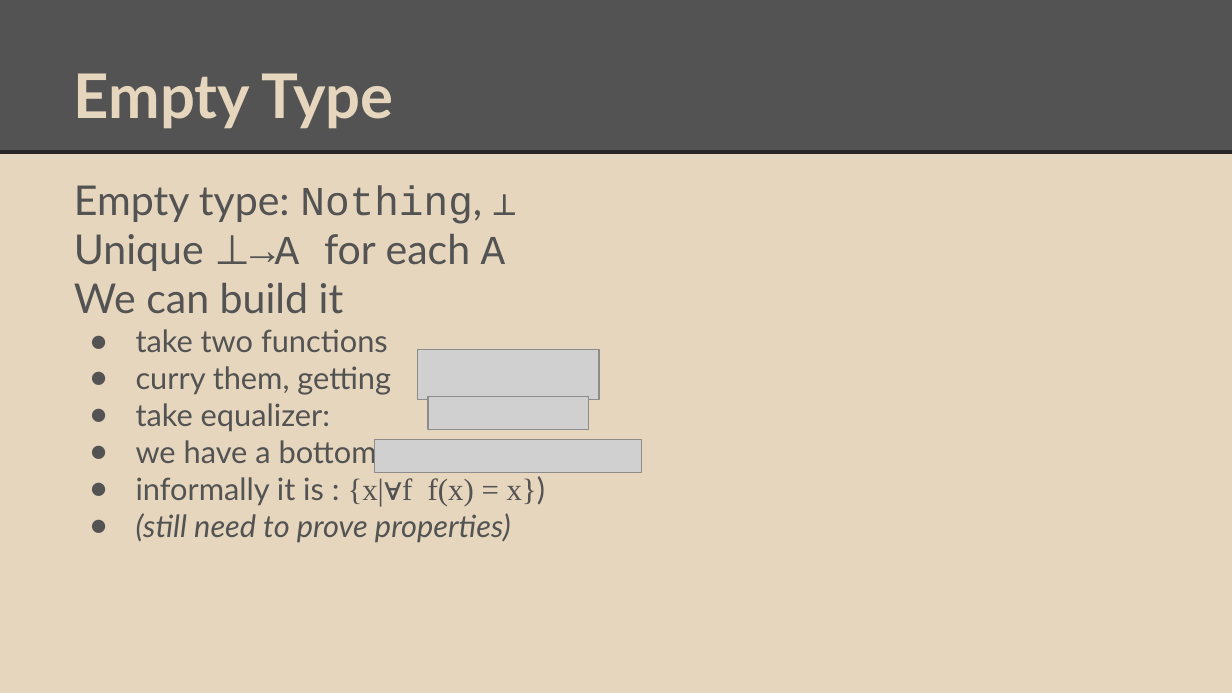
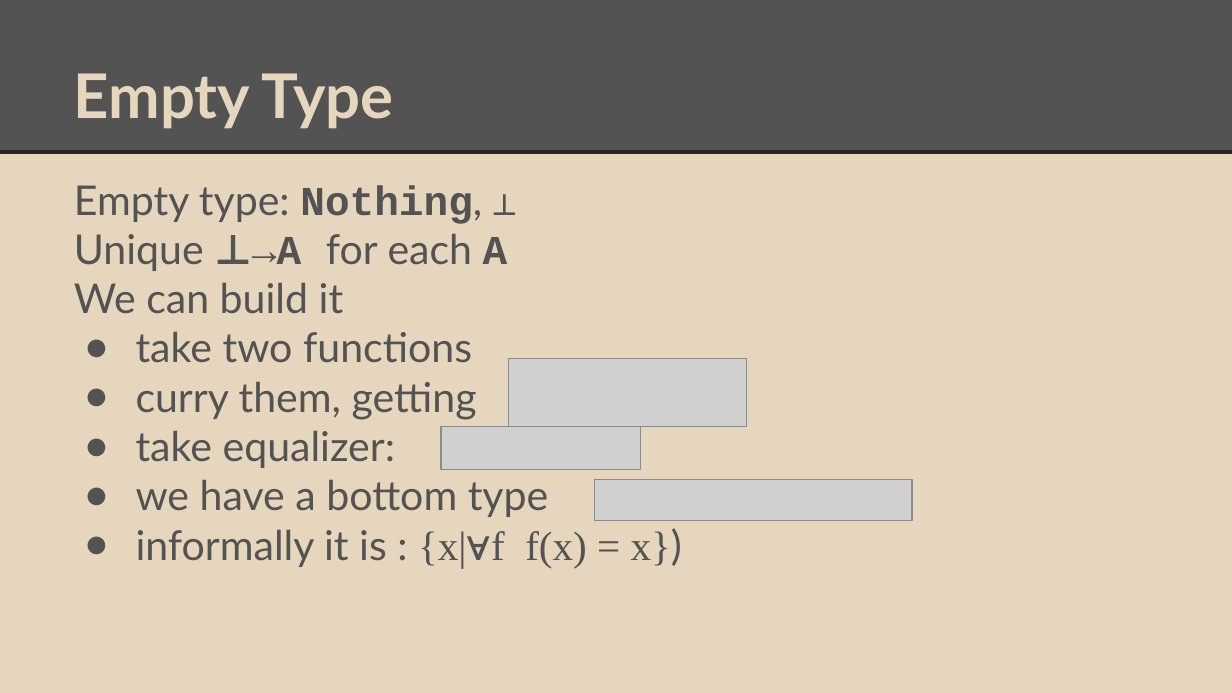
Before and after one commit to degoes-consulting/lambdaconf-2015, a slide deck: slide 23 of speakers/vpatryshev/intuitionistic-type-theory/IntroToIntuitionisticTypeTheory.pptx (slide 19 before the commit). Drawn at 1232x693 pixels with LibreOffice and Linux fonts; fonts in the diff are those of the drawing; grey boxes stand for pictures. Boxes give left, top, right and bottom in pixels: in the first picture for what was removed or moved away, otherwise in the second. Text is boxed around its words. In the diff, an @@ line names an element or a change of style, - is before the commit and + after.

Commit message:
Fixed some typos; split slides after John's suggestions.

```diff
--- a/speakers/vpatryshev/intuitionistic-type-theory/IntroToIntuitionisticTypeTheory.pptx
+++ b/speakers/vpatryshev/intuitionistic-type-theory/IntroToIntuitionisticTypeTheory.pptx
@@ text at bbox=[74, 185, 671, 567]: bold on in "Nothing, ⊥", "⊥→A A"; size 18 to 24 pt in "take two functions", "curry them, getting", "take equalizer:", "we have a bottom type" and 1 more places; indent changed @@
@@ picture: place and size @@
-picture at bbox=[418, 349, 599, 399]
+picture at bbox=[509, 359, 747, 426]
@@ picture: place and size @@
-picture at bbox=[428, 397, 588, 430]
+picture at bbox=[441, 426, 641, 469]
@@ picture: place and size @@
-picture at bbox=[375, 440, 642, 473]
+picture at bbox=[595, 479, 913, 520]
@@ text at bbox=[136, 513, 511, 543]: paragraph removed @@
-● (still need to prove properties)
```
Also in this commit, not shown: 23 other slides changed, 4 slides added.
